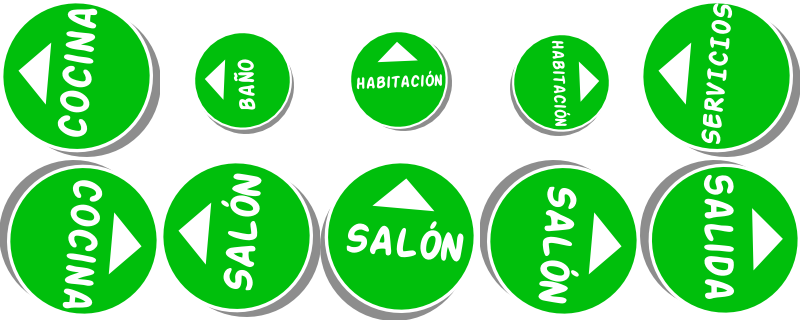
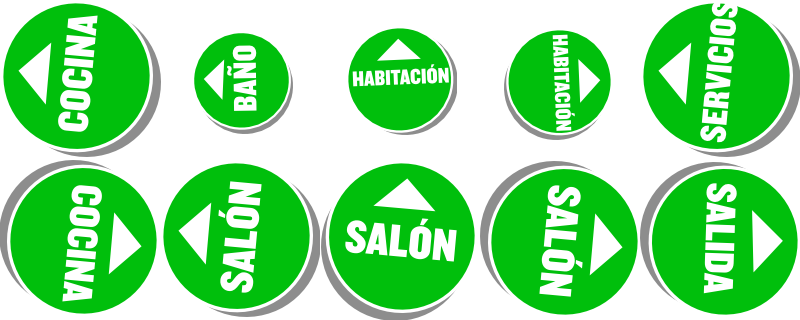
Comparing the layer stacks of the two 800 × 320 images. Changes:
added layer "Pasted Layer" above "Background" over [640, 162, 798, 315]
painted on "Background" over [57, 3, 798, 320]
